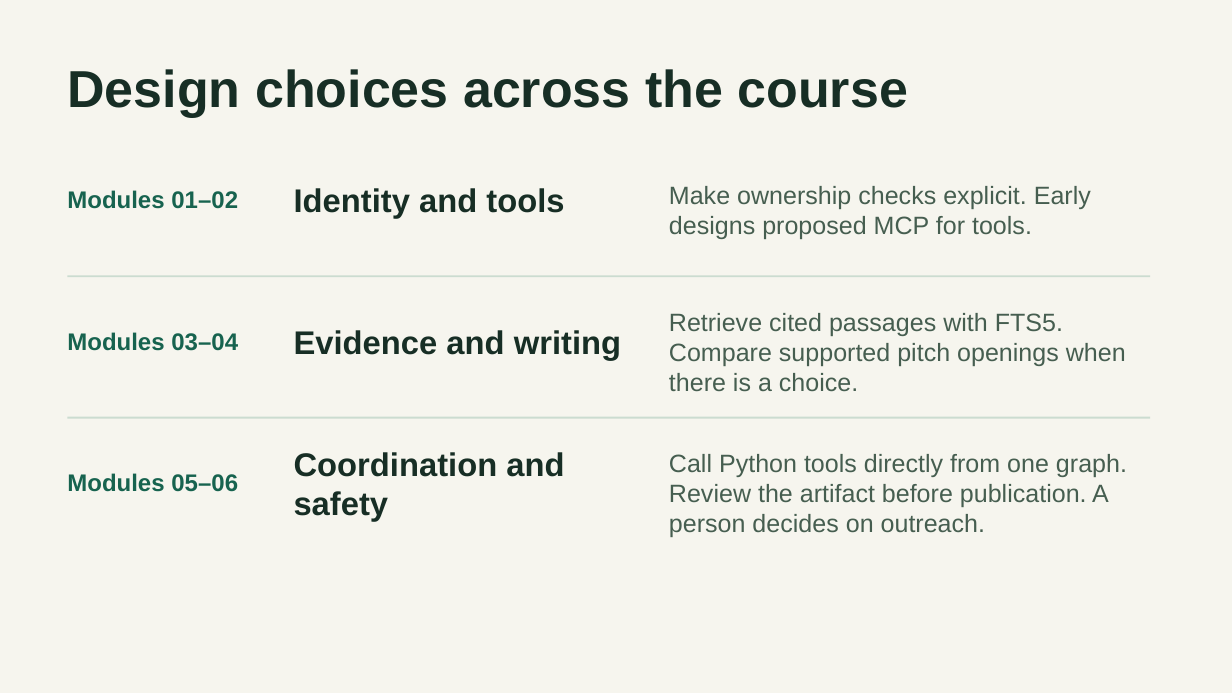
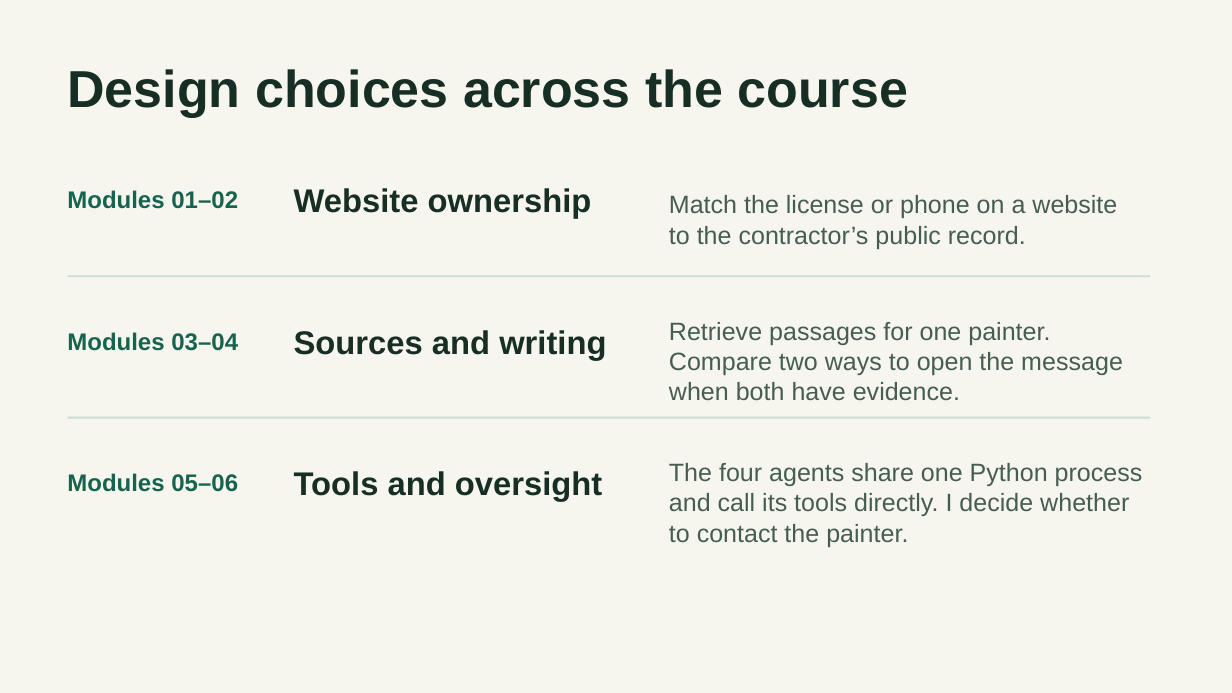
Before and after one commit to Abraham21/sitescout-capstone, a slide deck: slide 4 of submission/SiteScout Presentation.pptx. Drawn at 1232x693 pixels with LibreOffice and Linux fonts; fonts in the diff are those of the drawing. Boxes give left, top, right and bottom in pixels: in the first picture for what was removed or moved away, otherwise in the second. Text is boxed around its words. In the diff, an @@ line names an element or a change of style, - is before the commit and + after.

Commit message:
Align capstone report, presentation and recording guide around Color-Me-Custom

```diff
--- a/submission/SiteScout Presentation.pptx
+++ b/submission/SiteScout Presentation.pptx
@@ text at [294, 188, 592, 219]: text changed @@
-Identity and tools
+Website ownership
@@ text at [669, 195, 1117, 249]: text changed @@
-Make ownership checks explicit. Early designs proposed MCP for tools.
+Match the license or phone on a website to the contractor’s public record.
@@ text at [669, 322, 1123, 401]: text changed @@
-Retrieve cited passages with FTS5. Compare supported pitch openings when there is a choice.
+Retrieve passages for one painter. Compare two ways to open the message when both have evidence.
@@ text at [294, 330, 606, 361]: text changed @@
-Evidence and writing
+Sources and writing
@@ text at [294, 471, 602, 502]: text changed @@
-Coordination and safety
+Tools and oversight
@@ text at [669, 463, 1143, 547]: text changed @@
-Call Python tools directly from one graph. Review the artifact before publication. A person decides on outreach.
+The four agents share one Python process and call its tools directly. I decide whether to contact the painter.
```
Also in this commit, not shown: 5 other slides changed, 1 slide added, 1 slide removed, 6 other files.
